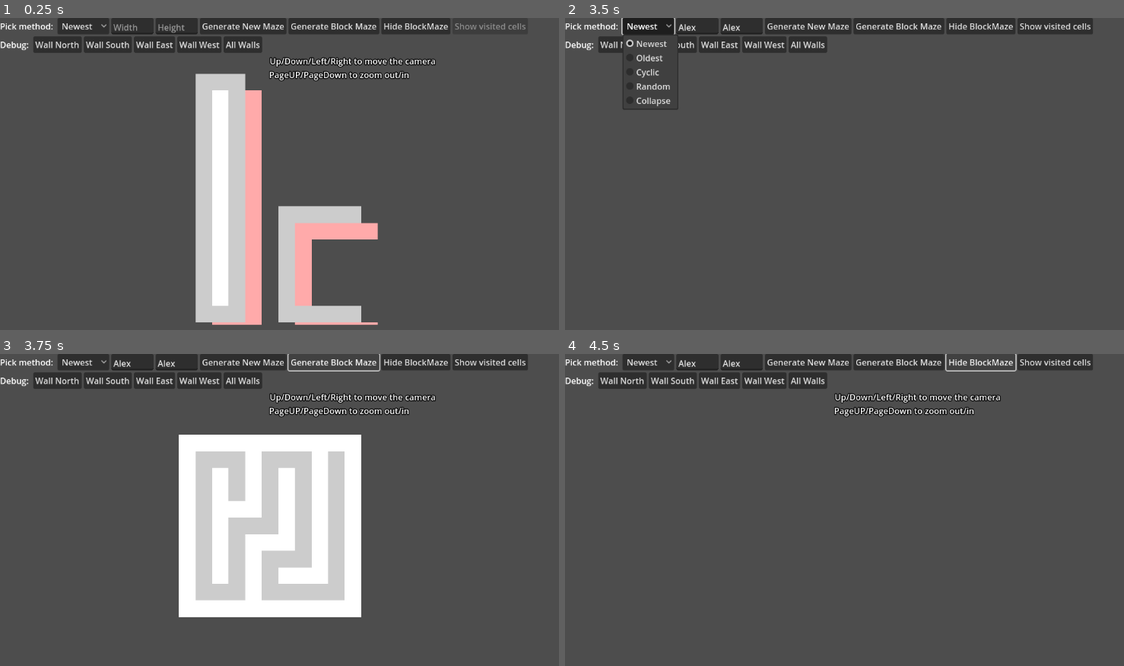
Above: before the commit, frames 1-4 (two rows, left to right).
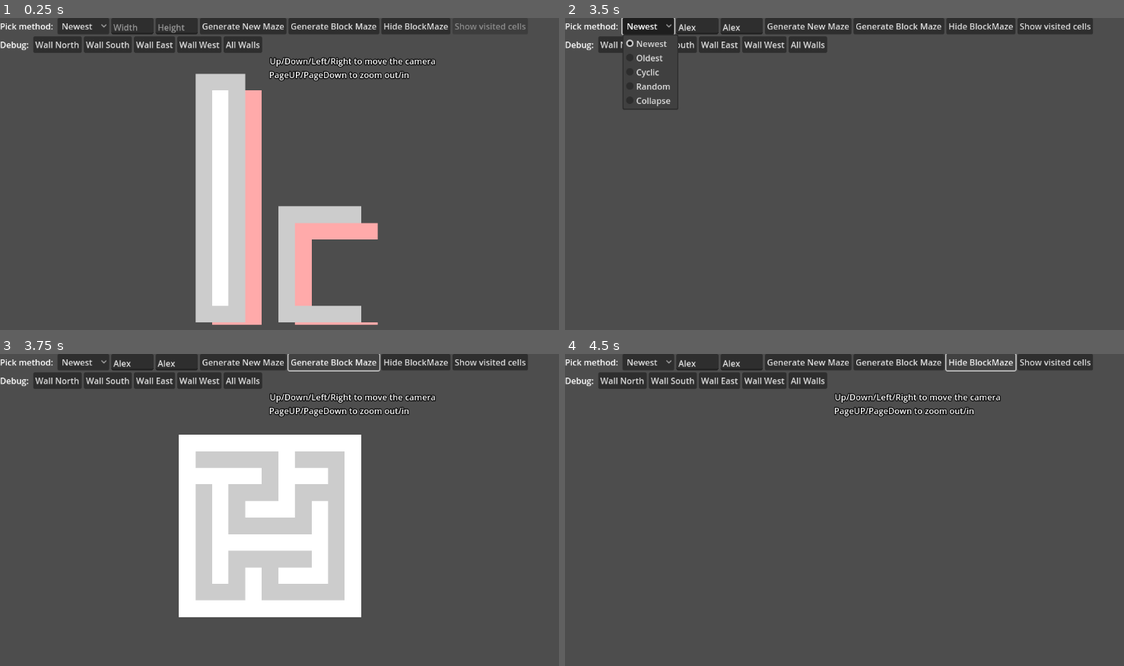
Above: after the commit, the same moments.

Repository: Infini-Creation/MazeLibrary
Game: Godot game, scene res://scenes/maze_2d_test.tscn
The game is run twice, just before and just after one commit, with the same random seed, the same clock (stepped at 60 frames per second) and the same inputs. The project has no main scene, so this scene is started directly.
Inputs (mouse positions are in pixels of both pictures, inside the frame that each line leads up to):
- Up to frame 1 (0.25 s): no input
- Up to frame 2 (3.5 s): click (699, 27) at 0.52 s; type "Alex" at 0.6 s; click (743, 27) at 0.75 s; type "Alex" at 0.83 s; click "Generate New Maze" at 1.25 s; click "Generate New Maze" at 2 s; click "Newest" at 2.75 s
- Up to frame 3 (3.75 s): click "Generate Block Maze" at 3.5 s
- Up to frame 4 (4.5 s): click "Hide BlockMaze" at 4.25 s

Frames 1-2 are identical in both runs. In frame 3, 2.2% of the frame differs, in the area x 34-59%, y 31-69%; in frame 4, nothing differs.

Commit message:
Update maze_2d.gd
increase max size to 500 cells

Diff:
--- a/scripts/maze_2d.gd
+++ b/scripts/maze_2d.gd
@@ -34,12 +34,11 @@
 func _ready() -> void:
 	maze = Maze.new()
 	maze.buildBazeMaze(5, 5)
-	maze.debugNoRandom = true
+	maze.debugNoRandom = false
 	maze.GenerateTWMaze_GrowingTree(Maze.PickMethod.Newest)
 	#maze.maze=[[12, 9, 8], [10, 6, 3], [6, 5, 1]]
 	#maze.dumpMaze()
 
-	maze.debugNoRandom = true
 	print("WALLS N="+str(WALLS.North)+"  S="+str(WALLS.South)+"  E="+str(WALLS.East)+"  W="+str(WALLS.West))
 	offset = Vector2i(64, 64)
 
@@ -125,9 +124,9 @@
 	var height = int($MarginContainer/VBoxContainer/HBoxContainer/TextEdit2.text)
 	var pmet = $MarginContainer/VBoxContainer/HBoxContainer/OptionButton.selected
 	maze.debug("pickmet="+str(pmet))
-	if width <= 0 or width > 50:
+	if width <= 0 or width > 500:
 		width = 5
-	if height <= 0 or height > 50:
+	if height <= 0 or height > 500:
 		height = 5
 
 	maze.buildBazeMaze(width, height)
